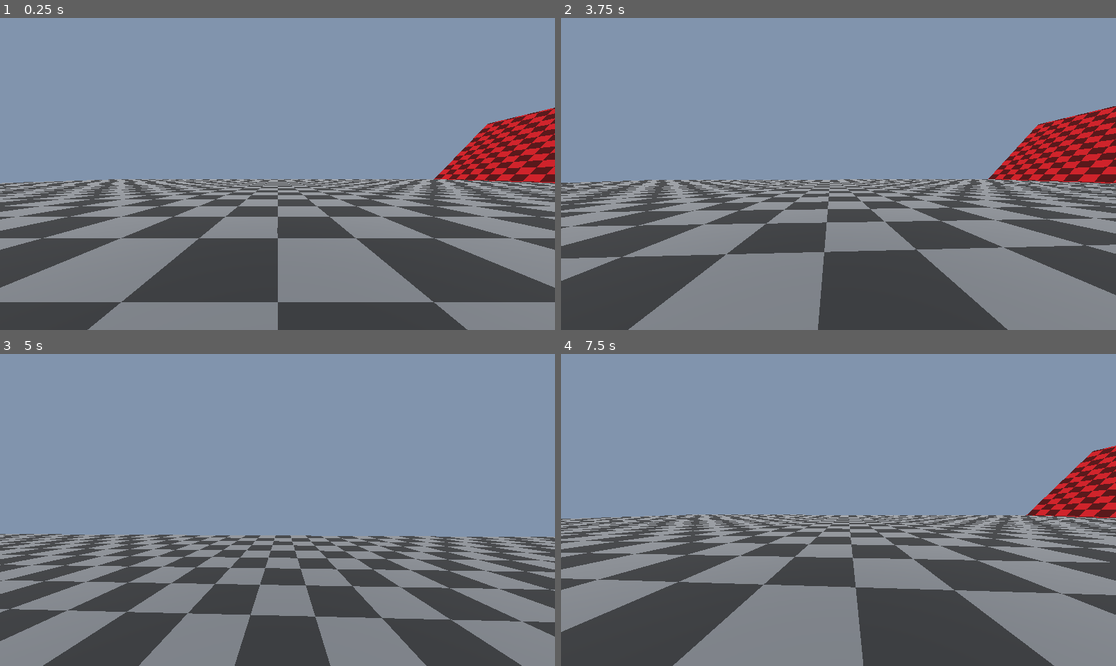
Above: before the commit, frames 1-4 (two rows, left to right).
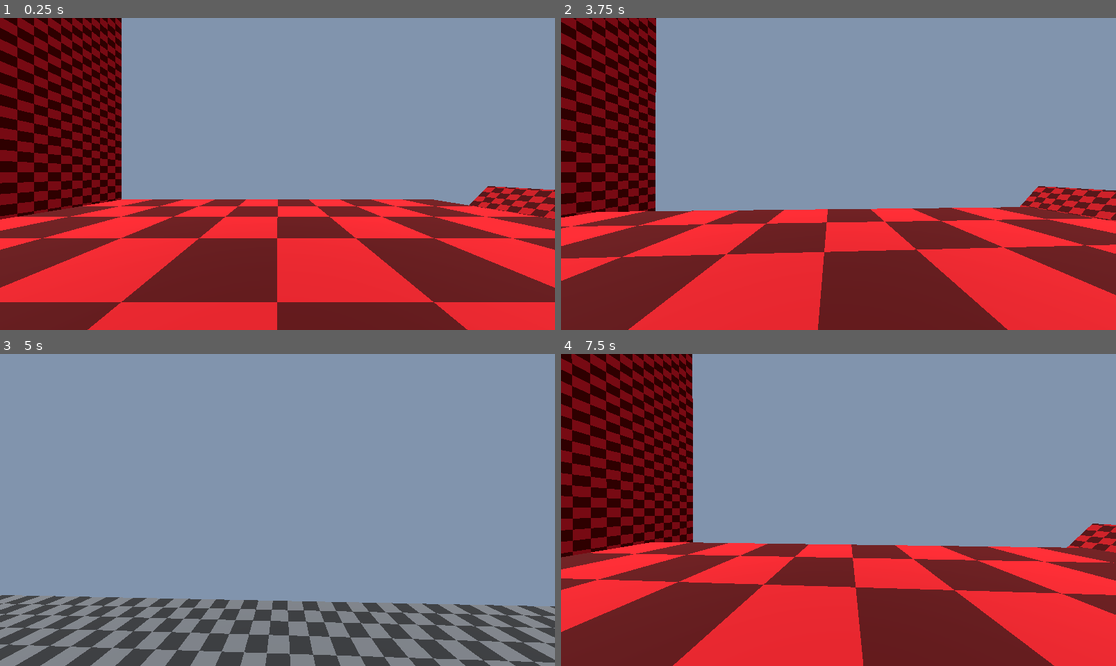
Above: after the commit, the same moments.

Repository: ecbai/QuakeMovementDemoGodot
Game: Godot game, scene res://map.tscn
Two runs of this game, one before a commit and one after it. Both use one fixed random seed, a clock stepped at 60 frames per second and the inputs below.
Inputs (mouse positions are in pixels of both pictures, inside the frame that each line leads up to):
- Up to frame 1 (0.25 s): no input
- Up to frame 2 (3.75 s): tap Enter at 0.5 s; move the mouse to (866, 174) at 0.52 s; press the mouse at (866, 174) at 0.53 s; hold W (forward) from 0.53 s (still down); tap Space (jump) at 0.77, 1.52, 3.02 s; move the mouse to (810, 174) at 1.27 s; release the mouse at (810, 174) at 1.28 s; click (810, 174) at 1.35 s; move the mouse to (849, 167) at 2.02 s; press the mouse at (849, 167) at 2.03 s; move the mouse to (832, 180) at 2.77 s; release the mouse at (832, 180) at 2.78 s; click (832, 180) at 2.85 s; tap R (reset) at 3.5 s; move the mouse to (877, 177) at 3.52 s; press the mouse at (877, 177) at 3.53 s
- Up to frame 3 (5 s): keep holding W (forward); tap Space (jump) at 3.77, 4.52 s; move the mouse to (233, 506) at 4.27 s; release the mouse at (233, 506) at 4.28 s; click (233, 506) at 4.35 s
- Up to frame 4 (7.5 s): move the mouse to (844, 510) at 5.02 s; press the mouse at (844, 510) at 5.03 s; move the mouse to (816, 503) at 5.77 s; release W (forward) at 5.78 s; release the mouse at (816, 503) at 5.78 s; hold D (right) 5.78-6.53 s; click (816, 503) at 5.85 s; tap Space (jump) at 6.02, 6.77 s; move the mouse to (866, 510) at 6.52 s; press the mouse at (866, 510) at 6.53 s; hold W (forward) from 6.53 s (still down); tap R (reset) at 7.25 s; move the mouse to (810, 510) at 7.27 s; release the mouse at (810, 510) at 7.28 s; click (810, 510) at 7.35 s

The runs differ from the first frame. In frame 1, 62% of the frame differs, in the area x 0-100%, y 0-100%; in frame 2, 59%; in frame 3, 26%; in frame 4, 61%.

Commit message:
Updated example map

Diff:
--- a/map.tscn
+++ b/map.tscn
@@ -6,6 +6,18 @@
 
 [sub_resource type="StandardMaterial3D" id="StandardMaterial3D_paby3"]
 albedo_texture = ExtResource("1_oj2g1")
+uv1_scale = Vector3(0.25, 0.25, 0.25)
+uv1_triplanar = true
+texture_filter = 0
+
+[sub_resource type="StandardMaterial3D" id="StandardMaterial3D_pqsft"]
+albedo_texture = ExtResource("2_xiby8")
+uv1_scale = Vector3(0.25, 0.25, 0.25)
+uv1_triplanar = true
+texture_filter = 0
+
+[sub_resource type="StandardMaterial3D" id="StandardMaterial3D_le2xw"]
+albedo_texture = ExtResource("2_xiby8")
 uv1_scale = Vector3(0.25, 0.25, 0.25)
 uv1_triplanar = true
 texture_filter = 0
@@ -23,7 +35,7 @@
 [node name="Map" type="Node3D"]
 
 [node name="Player" parent="." instance=ExtResource("2_hqnkc")]
-transform = Transform3D(1, 0, 0, 0, 1, 0, 0, 0, 1, 0, 1, 0)
+transform = Transform3D(1, 0, 0, 0, 1, 0, 0, 0, 1, 0, 21, 0)
 
 [node name="Geometry" type="Node3D" parent="."]
 
@@ -32,6 +44,18 @@
 use_collision = true
 size = Vector3(100, 0.5, 100)
 material = SubResource("StandardMaterial3D_paby3")
+
+[node name="Block" type="CSGBox3D" parent="Geometry"]
+transform = Transform3D(1, 0, 0, 0, 1, 0, 0, 0, 1, 0, 10, 0)
+use_collision = true
+size = Vector3(20, 20, 20)
+material = SubResource("StandardMaterial3D_pqsft")
+
+[node name="Wall" type="CSGBox3D" parent="Geometry"]
+transform = Transform3D(1, 0, 0, 0, 1, 0, 0, 0, 1, -50.25, 50, 0)
+use_collision = true
+size = Vector3(0.5, 100, 100)
+material = SubResource("StandardMaterial3D_le2xw")
 
 [node name="Surf" type="CSGBox3D" parent="Geometry"]
 transform = Transform3D(0.694658, -0.71934, 0, 0.71934, 0.694658, 0, 0, 0, 1, 58.9, 8.6, 0)
Not shown: 1 places in map.tscn that only renumber resources
